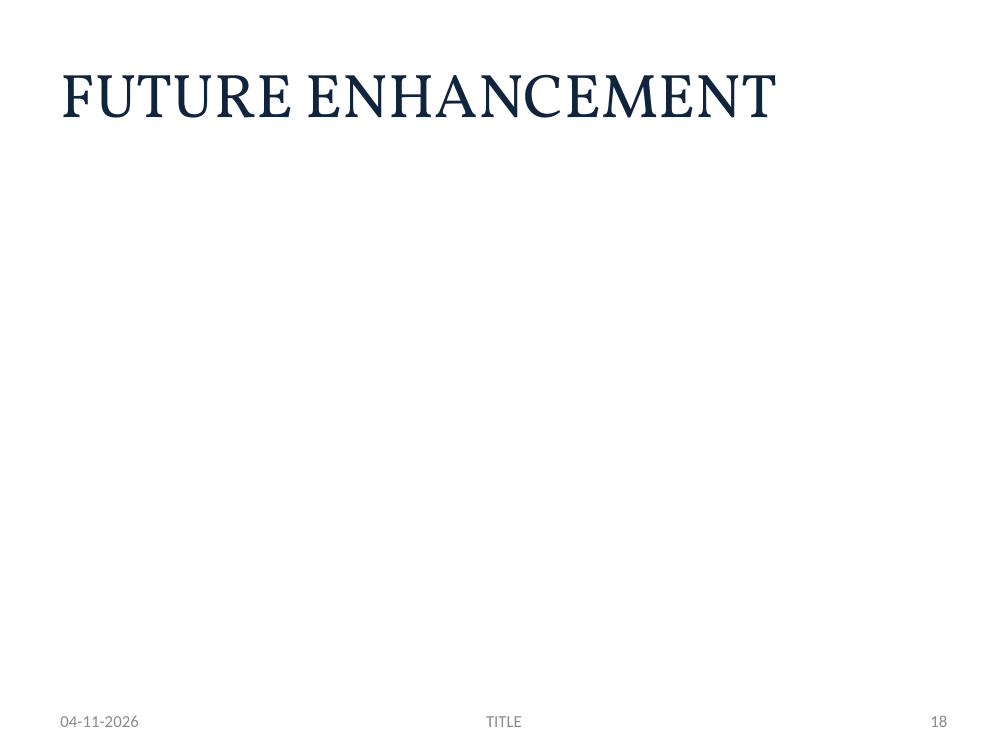
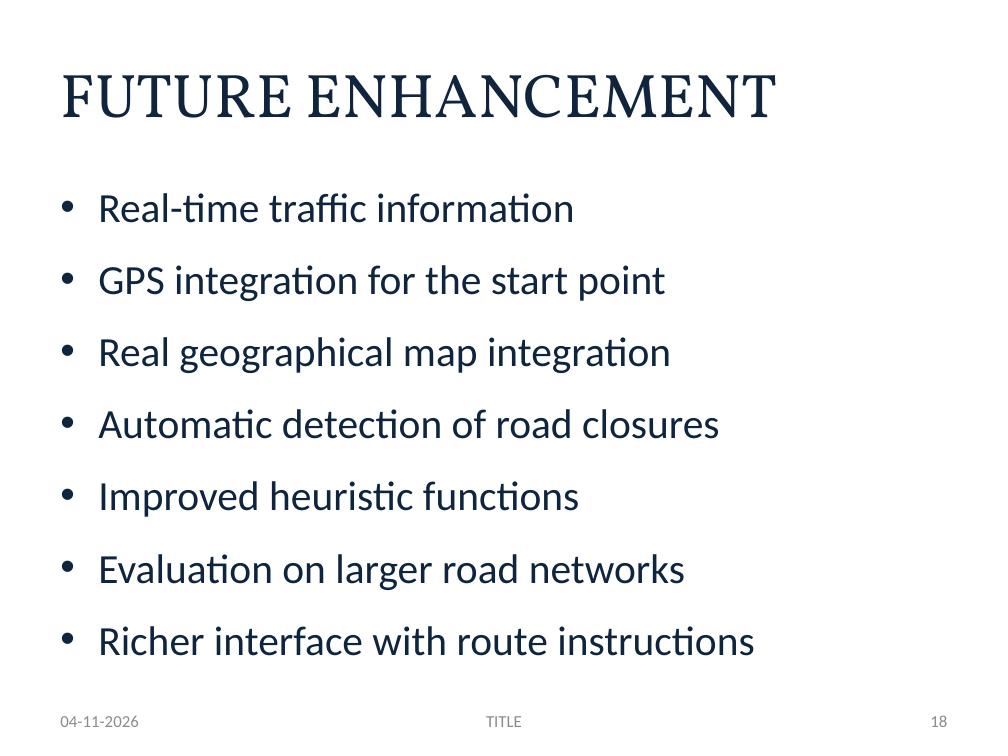
Before and after one commit to Abenanthan/FOAI-Navigation-System, a slide deck: slide 18 of FOAI Project PPT.pptx. Drawn at 1008x756 pixels with LibreOffice and Linux fonts; fonts in the diff are those of the drawing. Boxes give left, top, right and bottom in pixels: in the first picture for what was removed or moved away, otherwise in the second. Text is boxed around its words. In the diff, an @@ line names an element or a change of style, - is before the commit and + after.

```diff
--- a/FOAI Project PPT.pptx
+++ b/FOAI Project PPT.pptx
@@ text added at (x1=98, y1=193, x2=754, y2=656), 29.6 pt, text #0F243E @@
+• Real-time traffic information
+• GPS integration for the start point
+• Real geographical map integration
+• Automatic detection of road closures
+• Improved heuristic functions
+• Evaluation on larger road networks
+• Richer interface with route instructions
```
Also in this commit, not shown: 15 other slides changed, 3 slides added, 3 slides removed.
